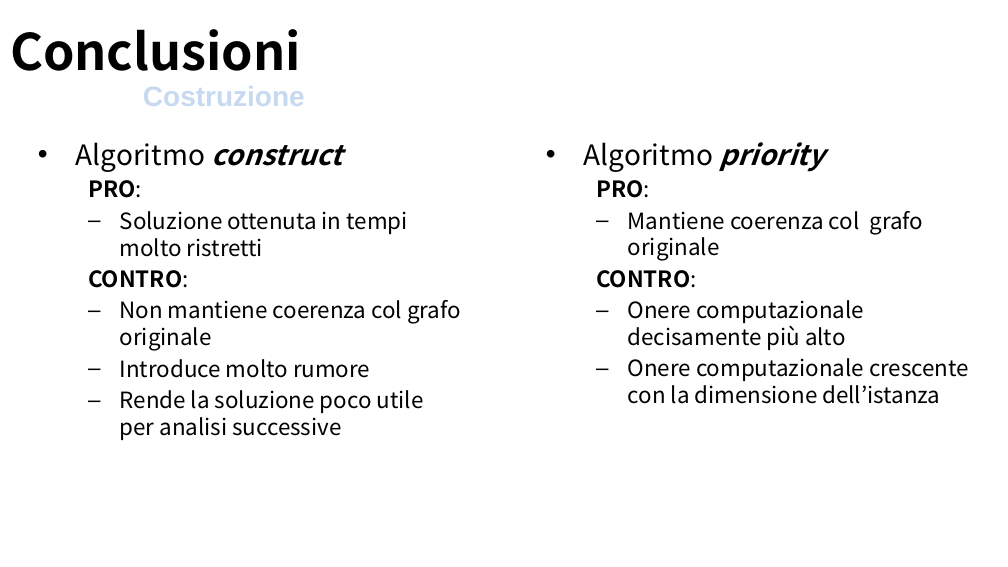
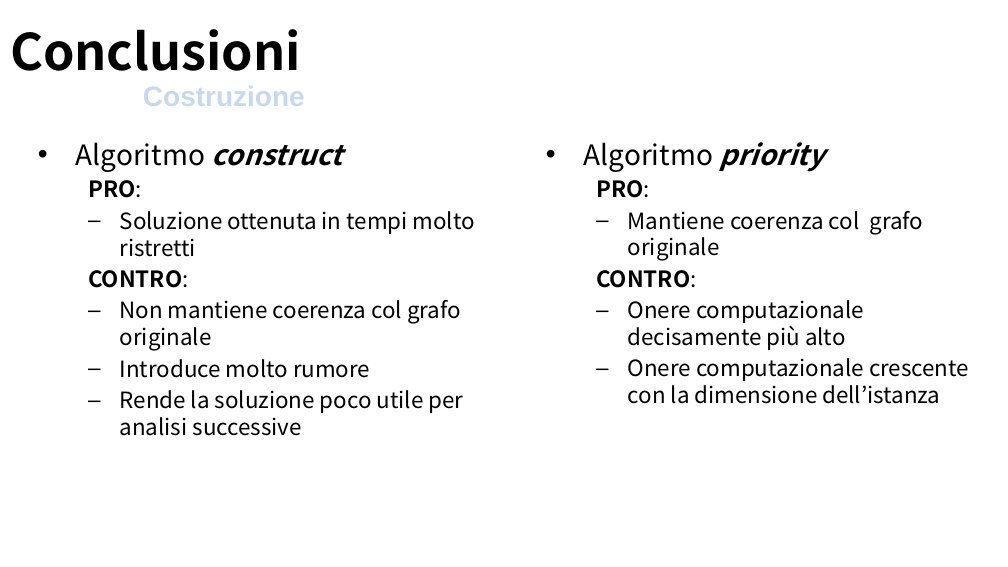
Before and after one commit to Navypowder/DP-P-project, a slide deck: slide 23 of Presentation/Towards_Identity_Anonymization_on_graph(K-degree anonymization).pptx. Drawn at 1008x567 pixels with LibreOffice and Linux fonts; fonts in the diff are those of the drawing; background and template pictures are left out. Boxes give left, top, right and bottom in pixels: in the first picture for what was removed or moved away, otherwise in the second. Text is boxed around its words. In the diff, an @@ line names an element or a change of style, - is before the commit and + after.

```diff
--- a/Presentation/Towards_Identity_Anonymization_on_graph(K-degree anonymization).pptx
+++ b/Presentation/Towards_Identity_Anonymization_on_graph(K-degree anonymization).pptx
@@ text "Algoritmo construct" rewrapped from box(76, 142, 461, 440) to box(76, 142, 475, 436) @@
```
Also in this commit, not shown: 1 other slide changed.
